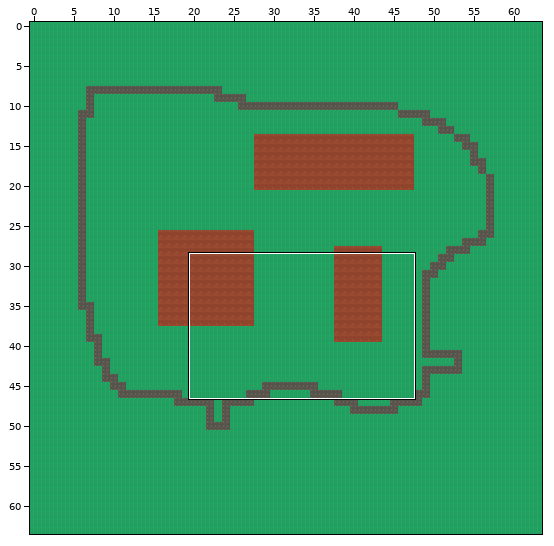
Tiled map -- assets/tiled/mapFarm2.tmx. Above: a wide view before the commit, with the close-up outlined.
Close-up. Before:
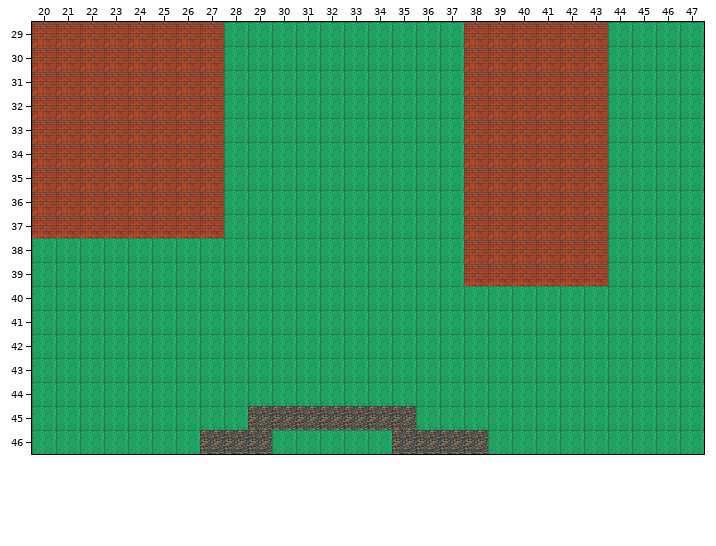
Cells are 64x64 px. Shown: x 20..47, y 29..46. The commit also changed other parts of the map, which this record leaves out.
The result:
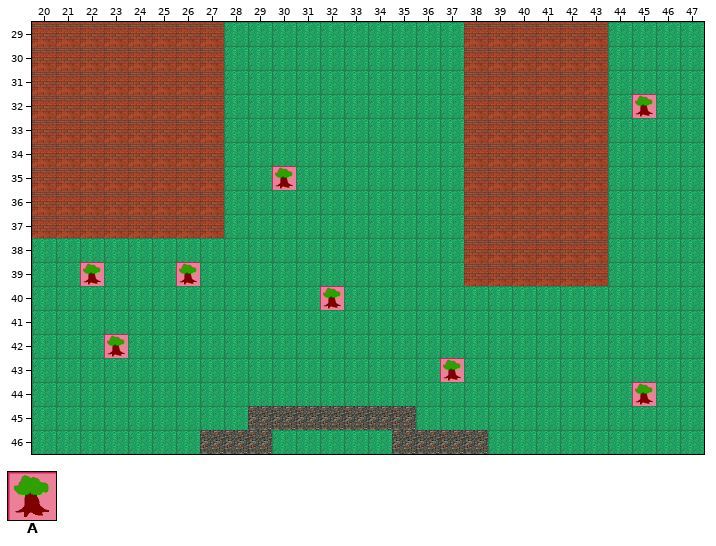
Key: from "tileset": A 10.
_ is an empty cell.
The edit:
Layer "walls":
Tile A now appears in row 32 at x 45; in row 35 at x 30; in row 39 at x 22 and 26; in row 40 at x 32; in row 42 at x 23; in row 43 at x 37.
Tile A now appears in row 44 at x 45.
Boxes around the changes in both close-ups, in picture pixels (x1, y1, x2, y2):
added: (632, 94, 656, 118)
added: (272, 166, 296, 190)
added: (80, 262, 104, 286)
added: (176, 262, 200, 286)
added: (320, 286, 344, 310)
added: (104, 334, 128, 358)
added: (440, 358, 464, 382)
added: (632, 382, 656, 406)
